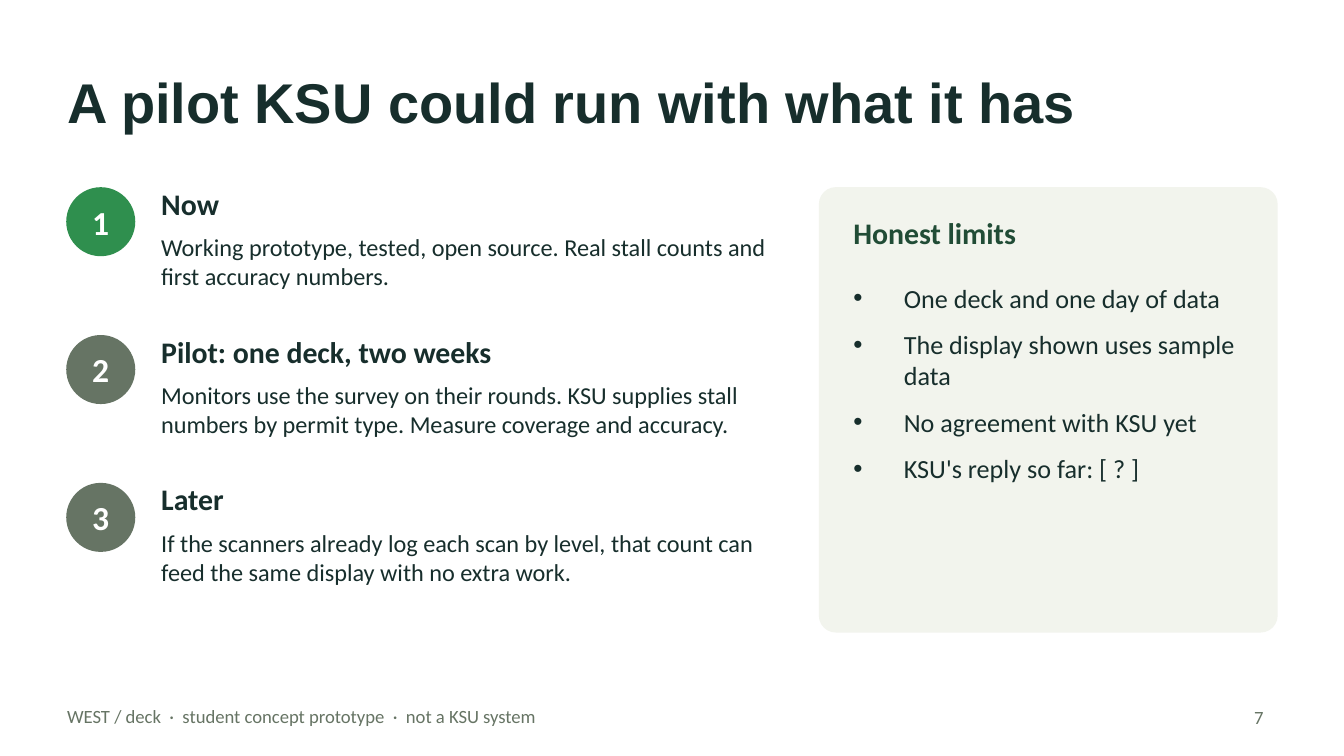
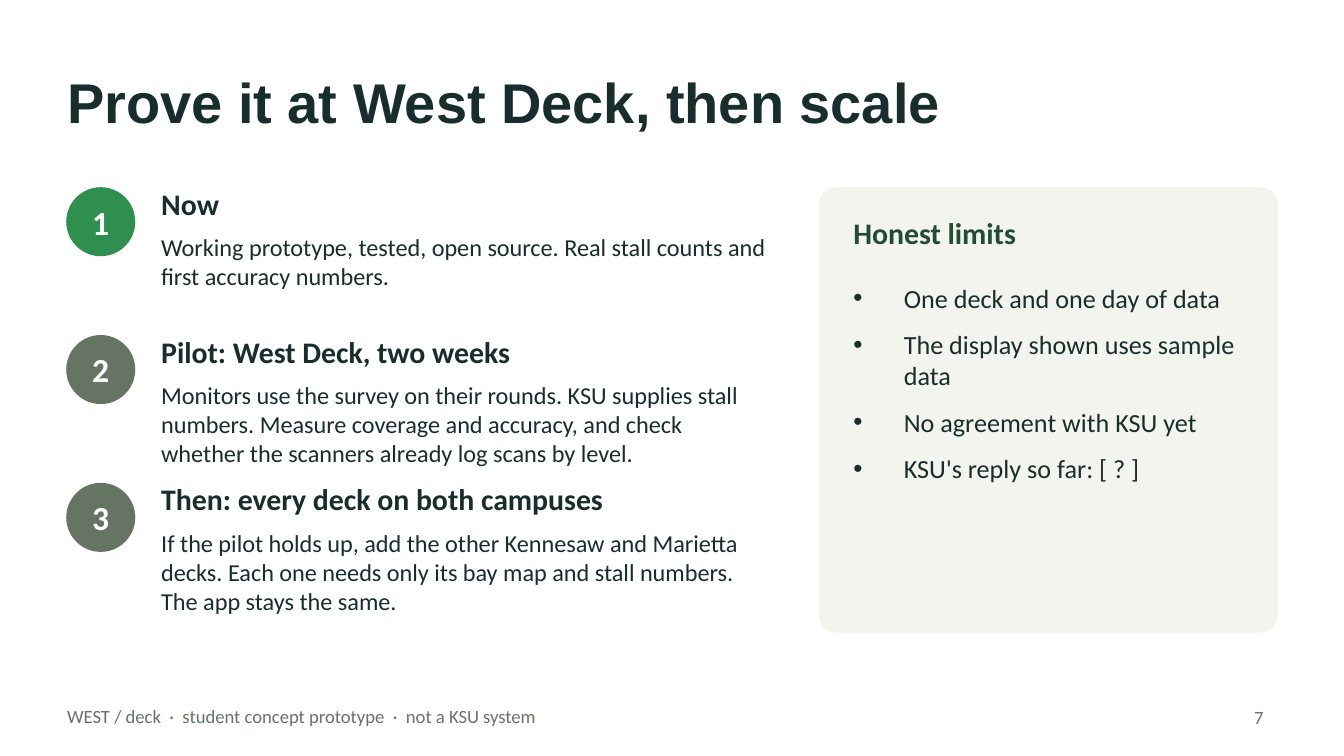
Before and after one commit to boots59/park.ai, a slide deck: slide 7 of submission/WEST-deck-pitch-DRAFT.pptx. Drawn at 1344x756 pixels with LibreOffice and Linux fonts; fonts in the diff are those of the drawing. Boxes give left, top, right and bottom in pixels: in the first picture for what was removed or moved away, otherwise in the second. Text is boxed around its words. In the diff, an @@ line names an element or a change of style, - is before the commit and + after.

```diff
--- a/submission/WEST-deck-pitch-DRAFT.pptx
+++ b/submission/WEST-deck-pitch-DRAFT.pptx
@@ title at [67,82,940,132]: text changed @@
-A pilot KSU could run with what it has
+Prove it at West Deck, then scale
@@ text at [161,342,510,367]: text changed @@
-Pilot: one deck, two weeks
+Pilot: West Deck, two weeks
@@ text at [161,387,738,466]: text changed @@
-Monitors use the survey on their rounds. KSU supplies stall numbers by permit type. Measure coverage and accuracy.
+Monitors use the survey on their rounds. KSU supplies stall numbers. Measure coverage and accuracy, and check whether the scanners already log scans by level.
@@ text at [161,489,603,515]: text changed @@
-Later
+Then: every deck on both campuses
@@ text at [161,535,738,614]: text changed @@
-If the scanners already log each scan by level, that count can feed the same display with no extra work.
+If the pilot holds up, add the other Kennesaw and Marietta decks. Each one needs only its bay map and stall numbers. The app stays the same.
```
Also in this commit, not shown: 2 other slides changed, 10 other files.
